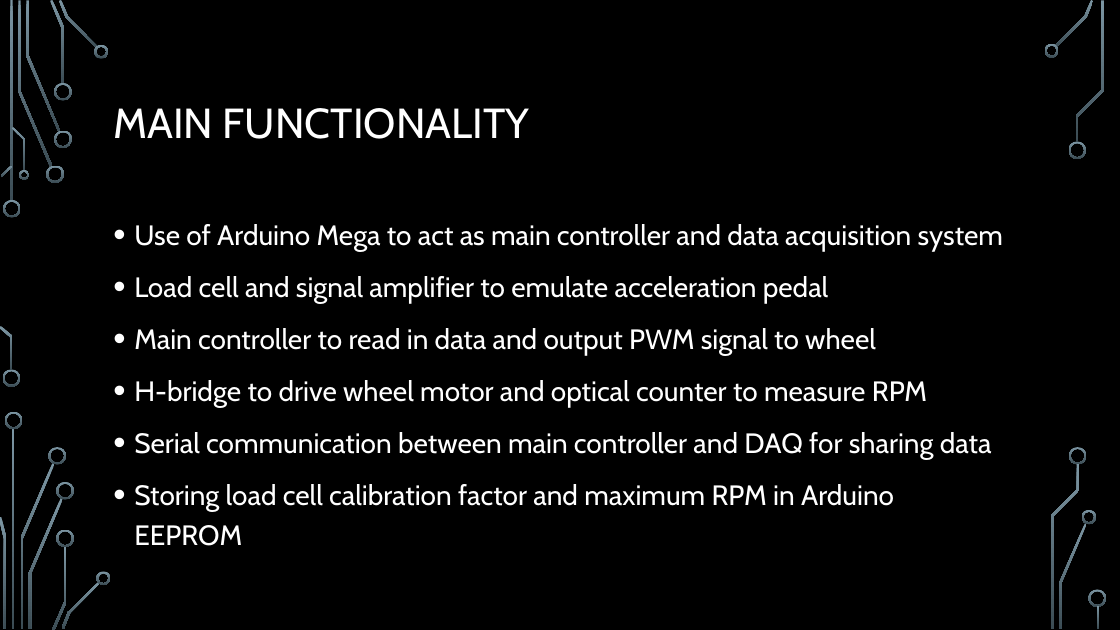
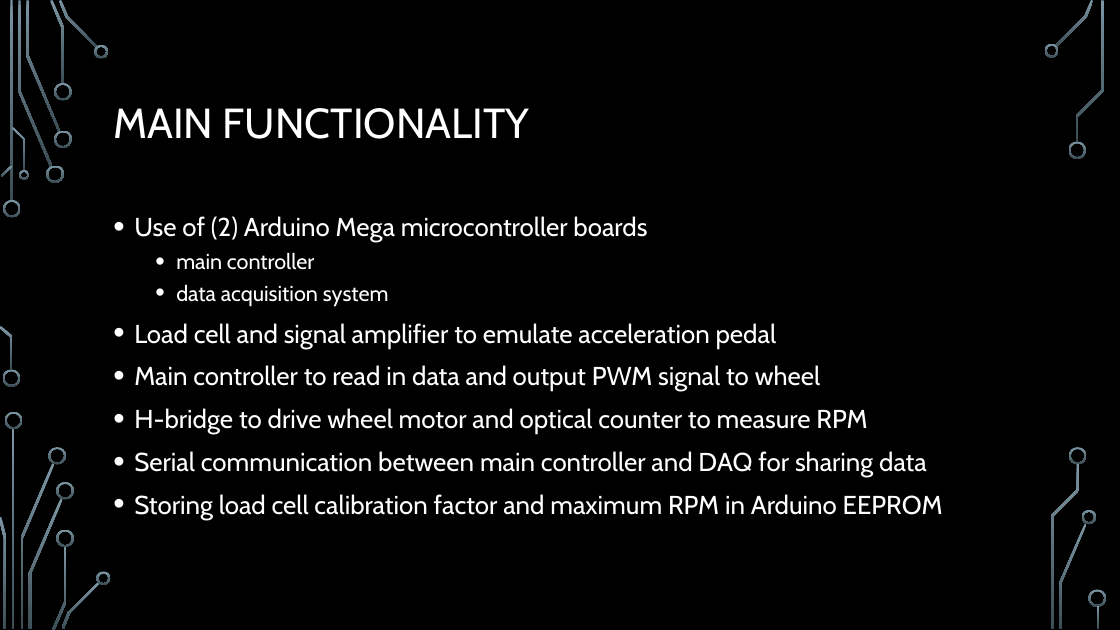
Before and after one commit to yonicarver/ece303, a slide deck: slide 3 of lab/Final Presentation.pptx. Drawn at 1120x630 pixels with LibreOffice and Linux fonts; fonts in the diff are those of the drawing; background and template pictures are left out. Boxes give left, top, right and bottom in pixels: in the first picture for what was removed or moved away, otherwise in the second. Text is boxed around its words. In the diff, an @@ line names an element or a change of style, - is before the commit and + after.

```diff
--- a/lab/Final Presentation.pptx
+++ b/lab/Final Presentation.pptx
@@ text at (134, 216, 647, 306): text changed; size 24 to 22.2 pt @@
-• Use of Arduino Mega to act as main controller and data acquisition system
+• Use of (2) Arduino Mega microcontroller boards
+  • main controller
+  • data acquisition system
@@ text at (134, 323, 943, 519): size 24 to 22.2 pt in "Load cell and signal amplifier to emulate ...", "Main controller to read in data and ...", "H-bridge to drive wheel motor and optical ...", "Serial communication between main controller and DAQ ..." and 1 more places; line spacing 1.2 to 1 @@
```
Also in this commit, not shown: 3 other files.
